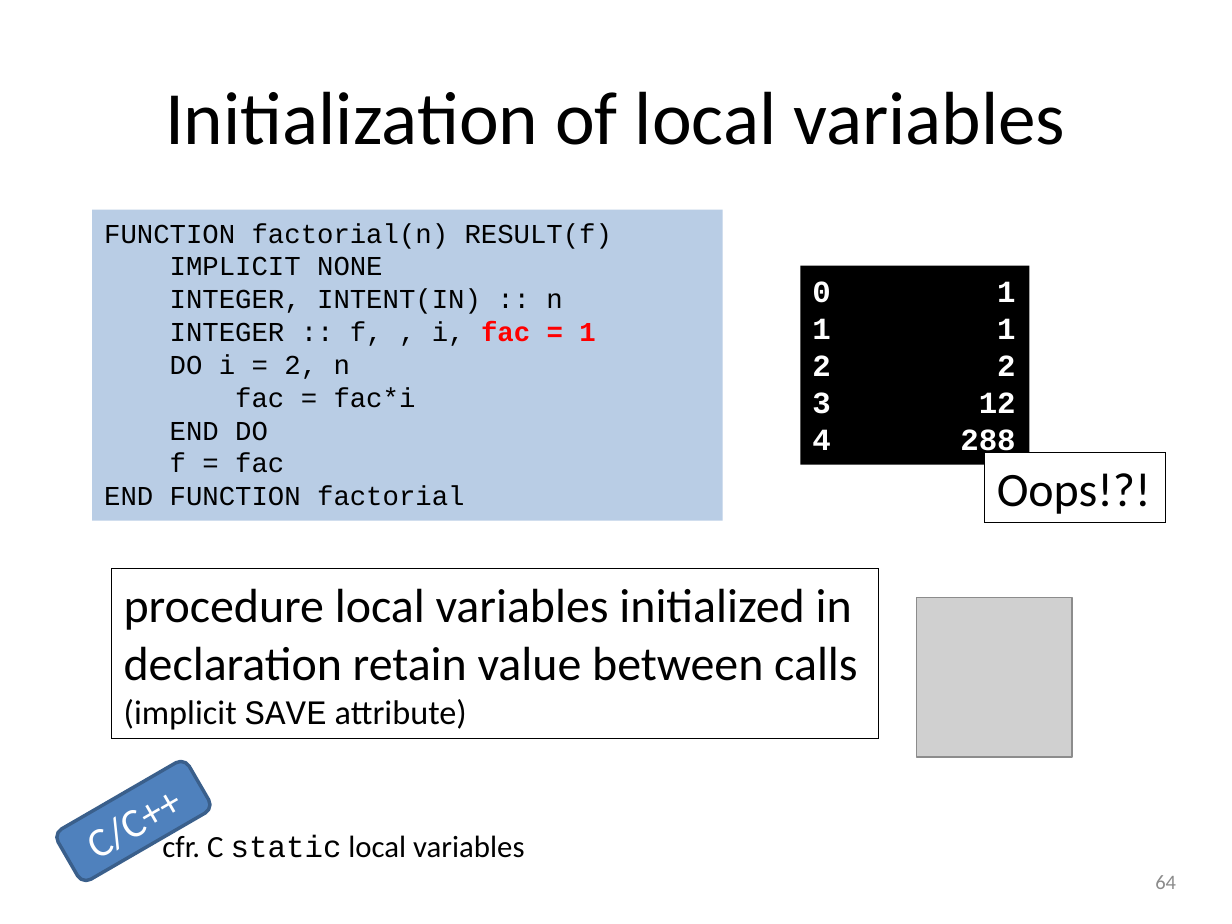
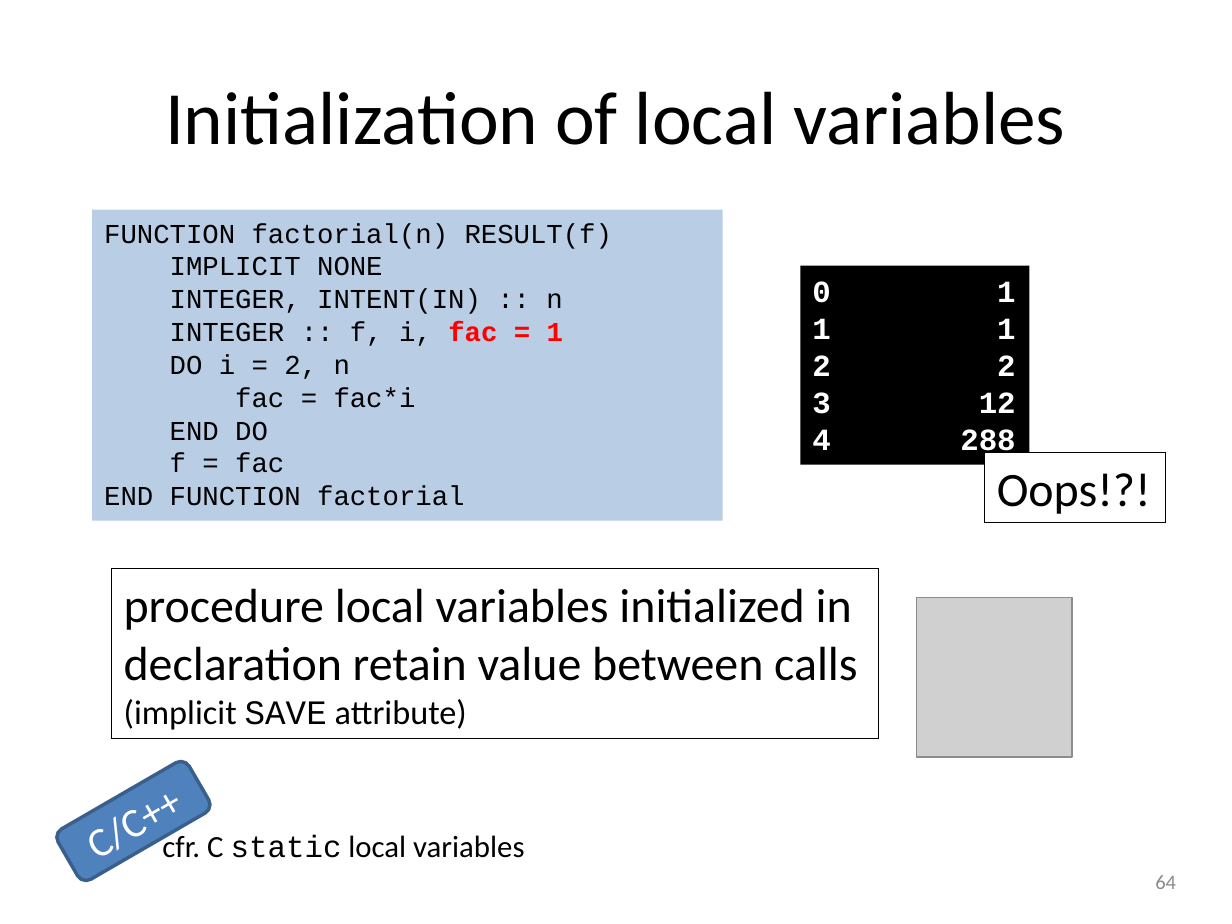
Before and after one commit to gjbex/training-material, a slide deck: slide 64 of Fortran/modern_fortran.pptx. Drawn at 1232x924 pixels with LibreOffice and Linux fonts; fonts in the diff are those of the drawing; grey boxes stand for pictures. Boxes give left, top, right and bottom in pixels: in the first picture for what was removed or moved away, otherwise in the second. Text is boxed around its words. In the diff, an @@ line names an element or a change of style, - is before the commit and + after.

Commit message:
Fix typos

```diff
--- a/Fortran/modern_fortran.pptx
+++ b/Fortran/modern_fortran.pptx
@@ text in rectangle at [170, 322, 563, 346]: text changed @@
-INTEGER :: f, , i, fac = 1
+INTEGER :: f, i, fac = 1
```
Also in this commit, not shown: 3 other slides changed.
